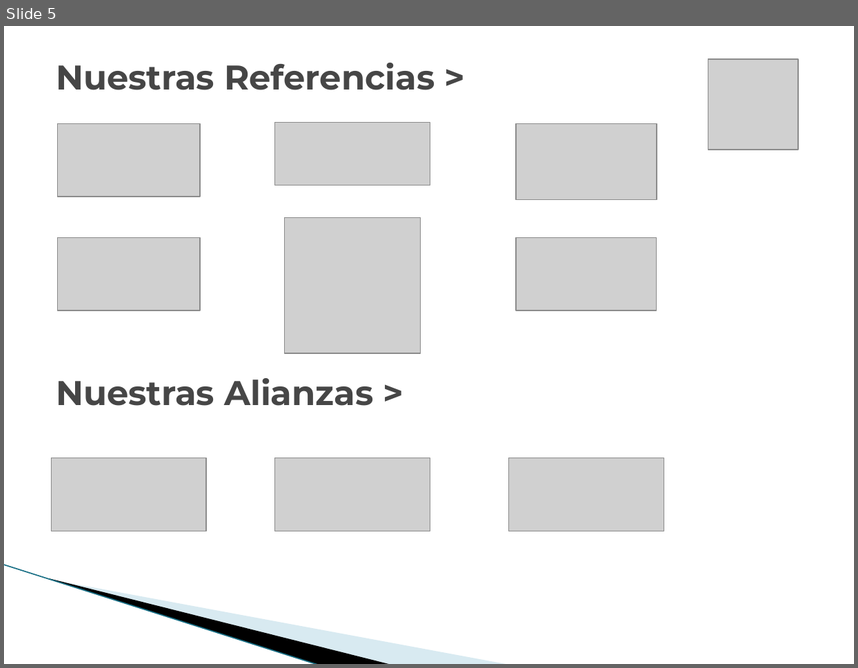
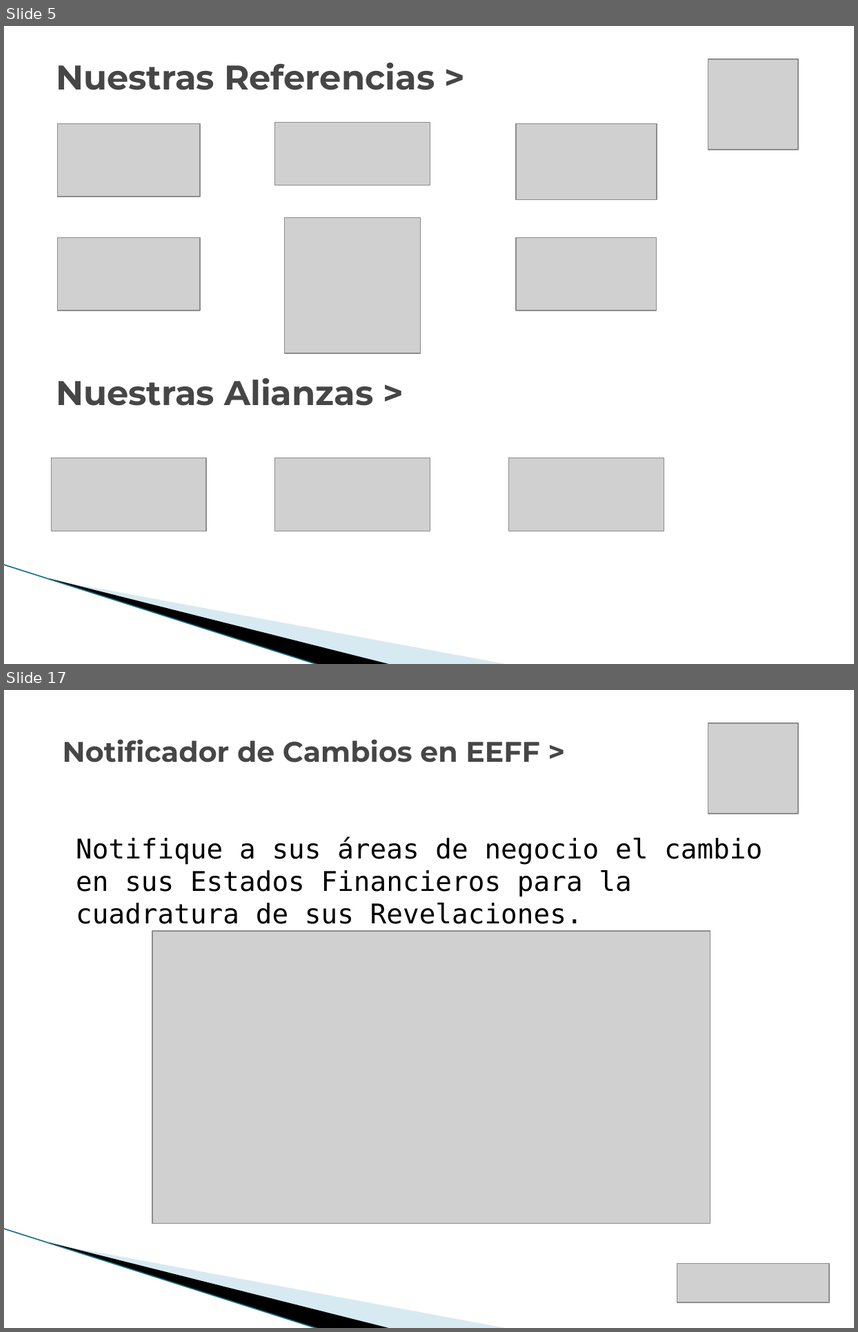
Before and after one commit to vicky1404/rev-ii, a slide deck: docs/comercial/brochure_2.pptx. Shown one above the other, each under a label of ours: slide 5 before the commit, slides 5 and 17 after it; the slides between them are not shown. The pictures are 858x668 and 858x1332 pixels, drawn with LibreOffice and Linux fonts; fonts in the diff are those of the drawing; grey boxes stand for pictures; background and template pictures are left out. Boxes give left, top, right and bottom in pixels: in the first picture for what was removed or moved away, otherwise in the second. Text is boxed around its words. In the diff, an @@ line names an element or a change of style, - is before the commit and + after.

```diff
--- a/docs/comercial/brochure_2.pptx
+++ b/docs/comercial/brochure_2.pptx
@@ slide 17 added at <box>4,690,854,1328</box>, background #FFFFFF; not listed: 3 template elements that a slide beside it also shows @@
@@ picture added at <box>708,723,798,814</box> @@
@@ text added at <box>63,739,540,762</box>, 24 pt, text #464646, bold @@
+Notificador de Cambios en EEFF >
@@ text added at <box>76,836,762,924</box>, 23 pt, text #000000 @@
+Notifique a sus áreas de negocio el cambio en sus Estados Financieros para la cuadratura de sus Revelaciones.
@@ picture added at <box>152,931,710,1223</box> @@
@@ picture added at <box>677,1263,829,1302</box> @@
```
Also in this commit, not shown: 18 slides changed, 1 other slide added, 1 slide removed, 1 other file.
